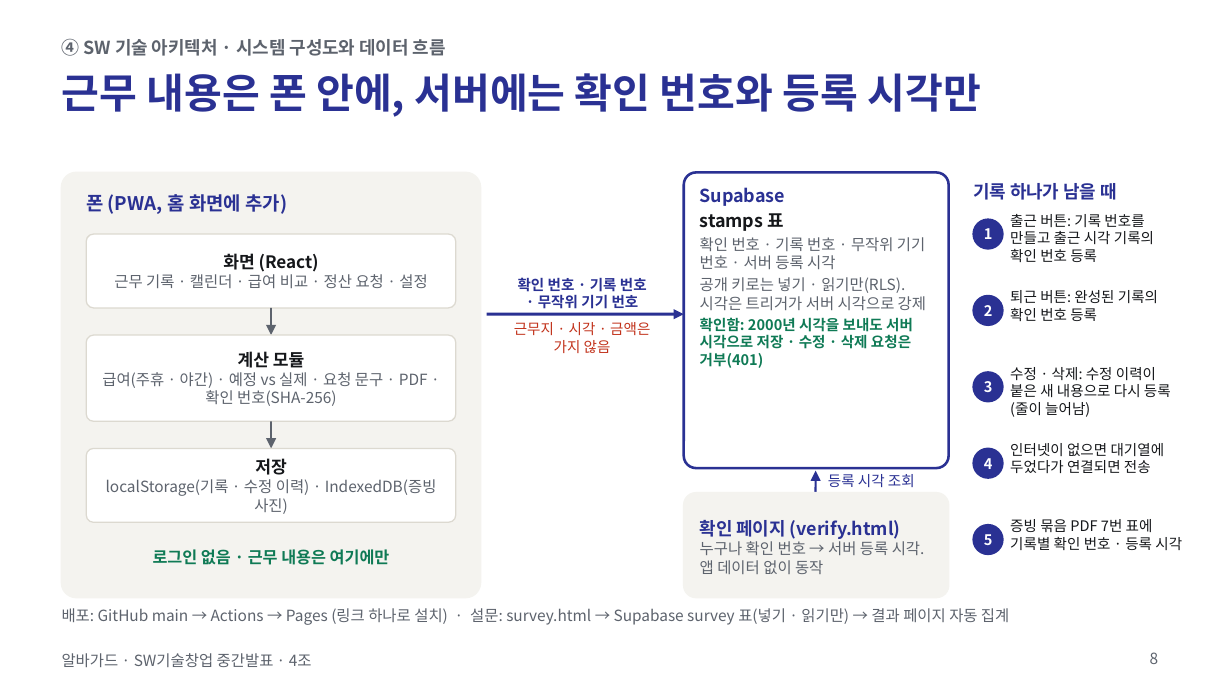
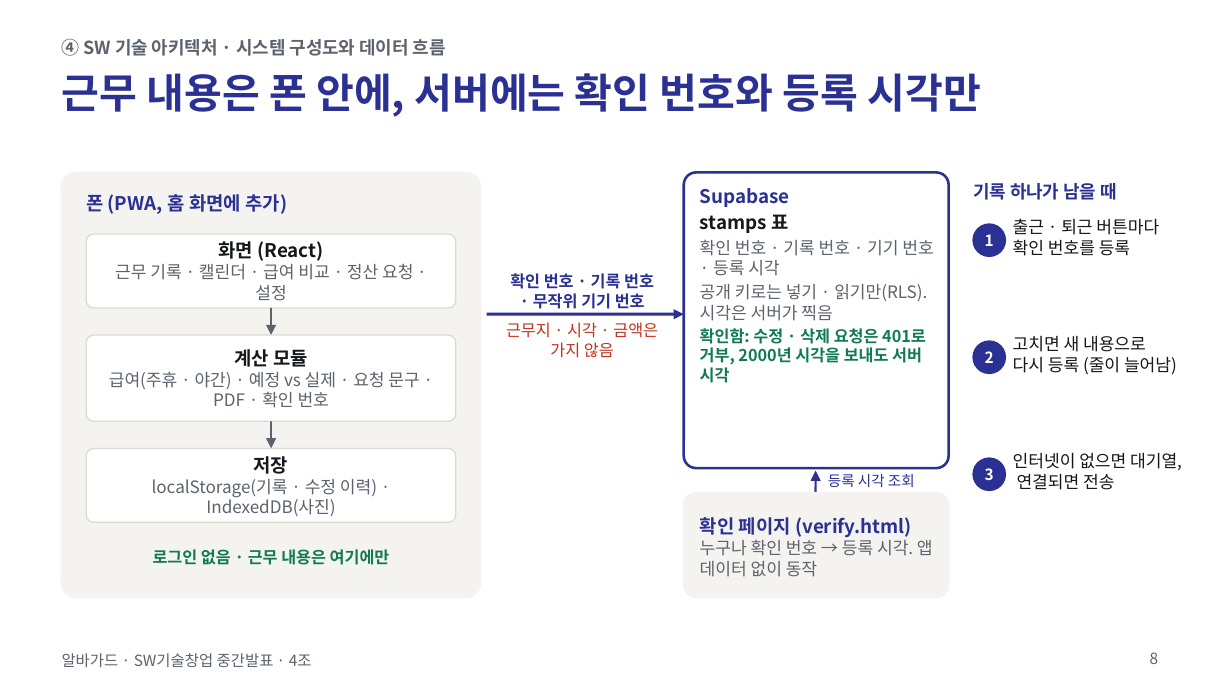
Before and after one commit to jihooni217/albaguard, a slide deck: slide 8 of docs/06_중간발표_PPT.pptx. Drawn at 1232x693 pixels with LibreOffice and Linux fonts; fonts in the diff are those of the drawing. Boxes give left, top, right and bottom in pixels: in the first picture for what was removed or moved away, otherwise in the second. Text is boxed around its words. In the diff, an @@ line names an element or a change of style, - is before the commit and + after.

```diff
--- a/docs/06_중간발표_PPT.pptx
+++ b/docs/06_중간발표_PPT.pptx
@@ text at [700,188,790,233]: size 10.5 to 11 pt in "Supabase", "stamps 표" @@
@@ text "화면 (React)" at [115,241,413,301]: size 10 to 11 pt in "화면 (React)"; size 9 to 10 pt in "근무 기록 · 캘린더 · 급여 비교 ..." @@
@@ ellipse: place and size @@
-ellipse at [973,219,1003,249]
+ellipse at [973,224,1005,256]
@@ text at [1013,218,1159,256]: text changed; size 8.5 to 10 pt @@
-출근 버튼: 기록 번호를 만들고 출근 시각 기록의 확인 번호 등록
+출근 · 퇴근 버튼마다 확인 번호를 등록
@@ text "확인 번호 · 기록 번호" at [510,273,654,309]: size 8.5 to 9.5 pt @@
@@ text at [700,240,933,383]: text changed; size 9 to 10 pt @@
-확인 번호 · 기록 번호 · 무작위 기기 번호 · 서버 등록 시각
-공개 키로는 넣기 · 읽기만(RLS). 시각은 트리거가 서버 시각으로 강제
-확인함: 2000년 시각을 보내도 서버 시각으로 저장 · 수정 · 삭제 요청은 거부(401)
+확인 번호 · 기록 번호 · 기기 번호 · 등록 시각
+공개 키로는 넣기 · 읽기만(RLS). 시각은 서버가 찍음
+확인함: 수정 · 삭제 요청은 401로 거부, 2000년 시각을 보내도 서버 시각
@@ text removed at [1010,290,1158,321] @@
-퇴근 버튼: 완성된 기록의 확인 번호 등록
@@ text "근무지 · 시각 · 금액은" at [506,322,658,358]: size 8.5 to 9.5 pt @@
@@ text at [234,349,308,367]: size 10 to 11 pt in "계산 모듈" @@
@@ text "2": place and size @@
-text "2" at [984,305,993,316]
+text "2" at [985,351,994,363]
@@ ellipse: place and size @@
-ellipse at [973,296,1003,325]
+ellipse at [973,341,1005,373]
@@ text at [1013,336,1177,375]: text changed; size 8.5 to 10 pt @@
-수정 · 삭제: 수정 이력이 붙은 새 내용으로 다시 등록 (줄이 늘어남)
+고치면 새 내용으로 다시 등록 (줄이 늘어남)
@@ text at [109,372,419,408]: text changed; size 9 to 10 pt @@
-급여(주휴 · 야간) · 예정 vs 실제 · 요청 문구 · PDF · 확인 번호(SHA-256)
+급여(주휴 · 야간) · 예정 vs 실제 · 요청 문구 · PDF · 확인 번호
@@ ellipse removed at [973,448,1003,478] @@
@@ text at [152,479,377,516]: text changed; size 9 to 10 pt @@
-localStorage(기록 · 수정 이력) · IndexedDB(증빙 사진)
+localStorage(기록 · 수정 이력) · IndexedDB(사진)
@@ text at [254,456,289,474]: size 10 to 11 pt in "저장" @@
@@ size 8.5 to 9 pt in 3 elements at [985,234,994,246], [985,351,994,363], [985,468,994,480] @@
@@ text "3": place and size @@
-text "3" at [984,381,993,392]
+text "3" at [985,468,994,480]
@@ ellipse: place and size @@
-ellipse at [973,372,1003,402]
+ellipse at [973,458,1005,490]
@@ text removed at [984,458,993,469] @@
-4
@@ text at [1013,453,1182,490]: text changed; size 8.5 to 10 pt @@
-인터넷이 없으면 대기열에 두었다가 연결되면 전송
+인터넷이 없으면 대기열, 연결되면 전송
@@ text at [700,517,912,537]: size 10.5 to 11 pt in "확인 페이지 (verify.html)" @@
@@ ellipse removed at [973,525,1003,554] @@
@@ text removed at [984,534,993,545] @@
-5
@@ text removed at [1010,519,1182,550] @@
-증빙 묶음 PDF 7번 표에 기록별 확인 번호 · 등록 시각
@@ text at [700,540,933,577]: text changed; size 9 to 10 pt @@
-누구나 확인 번호 → 서버 등록 시각. 앱 데이터 없이 동작
+누구나 확인 번호 → 등록 시각. 앱 데이터 없이 동작
@@ text removed at [62,608,1009,625] @@
-배포: GitHub main → Actions → Pages (링크 하나로 설치) · 설문: survey.html → Supabase survey 표(넣기 · 읽기만) → 결과 페이지 자동 집계
```
Also in this commit, not shown: 7 other slides changed, 6 other files.
